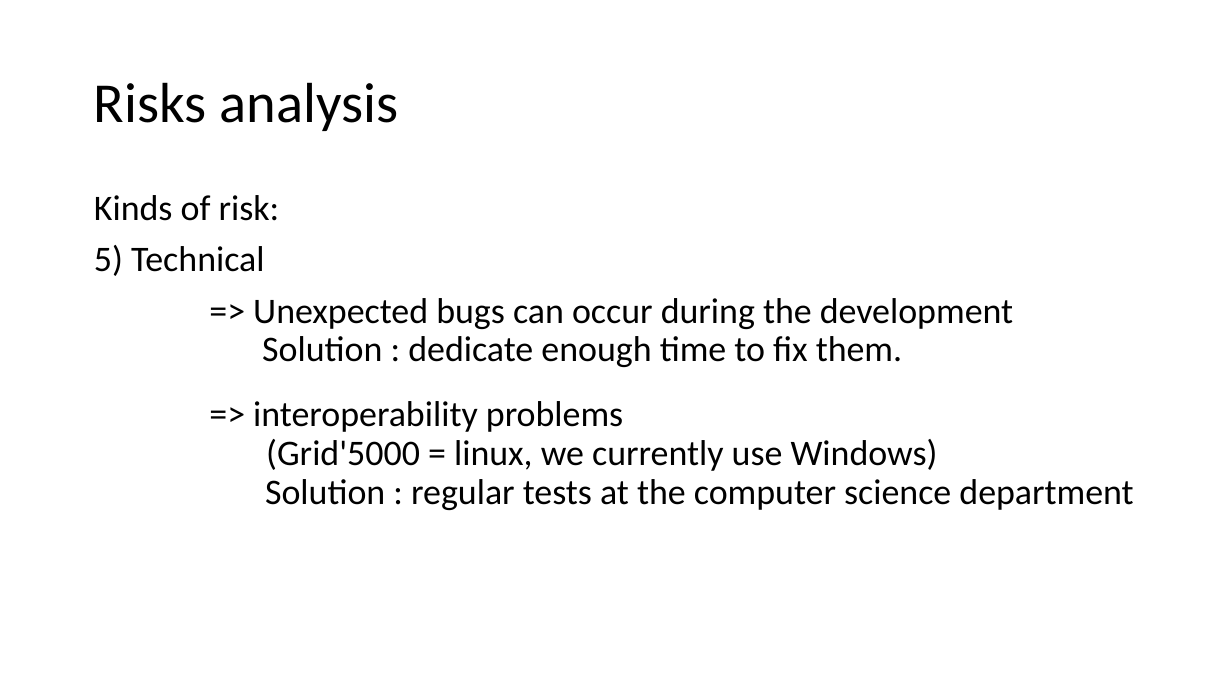
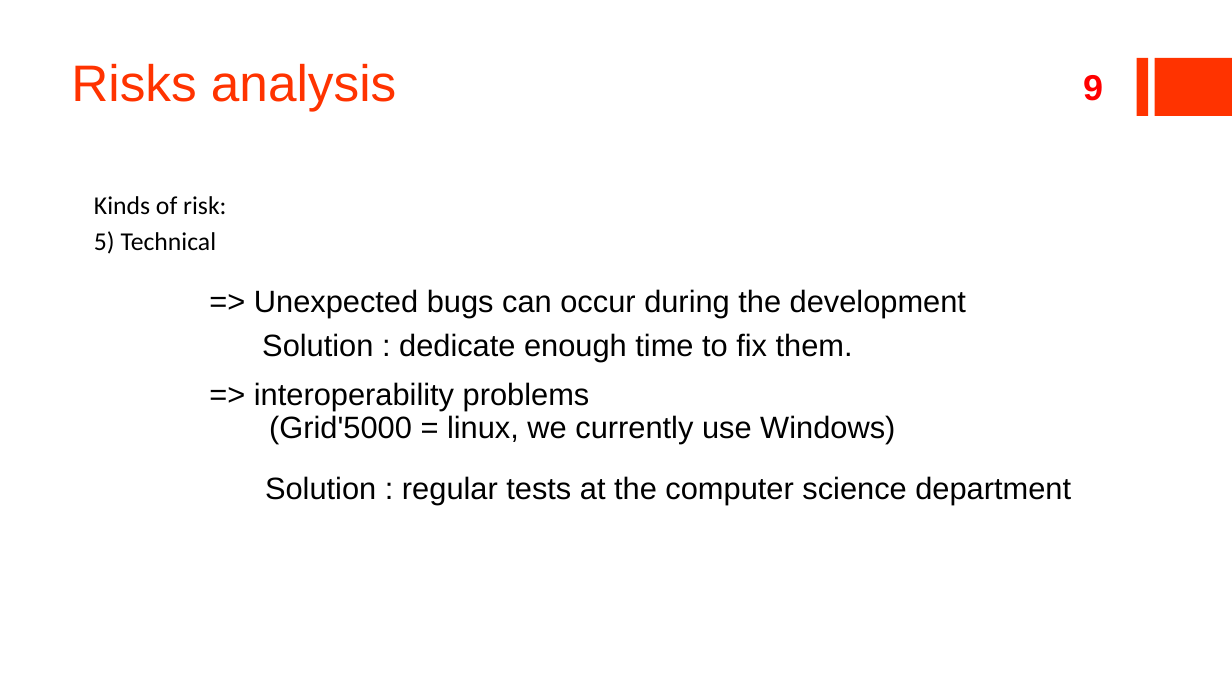
Before and after one commit to ildyria/Arimaa, a slide deck: slide 9 of Docs/Reports/Planning Presentation/V2Planning.pptx (slide 8 before the commit). Drawn at 1232x693 pixels with LibreOffice and Linux fonts; fonts in the diff are those of the drawing. Boxes give left, top, right and bottom in pixels: in the first picture for what was removed or moved away, otherwise in the second. Text is boxed around its words. In the diff, an @@ line names an element or a change of style, - is before the commit and + after.

```diff
--- a/Docs/Reports/Planning Presentation/V2Planning.pptx
+++ b/Docs/Reports/Planning Presentation/V2Planning.pptx
@@ title "Risks analysis": place and size @@
-title "Risks analysis" at box(94, 82, 399, 131)
+title "Risks analysis" at box(71, 63, 396, 111)
@@ title "Risks analysis" at box(71, 63, 396, 111): size 44 to 40 pt, font Calibri to Arial, text colour #000000 to #FF3300; line spacing 0.9 to 1; vertical alignment middle to bottom @@
@@ rectangle added at box(1137, 58, 1149, 116), fill #FF3300 @@
@@ rectangle added at box(1155, 58, 1232, 116), fill #FF3300 @@
@@ page number added at box(1083, 75, 1103, 101), 28 pt, text #FF0000, bold @@
+9
@@ text "Kinds of risk:" at box(94, 196, 226, 254): size 28 to 20 pt; line spacing 0.9 to 1; less space between paragraphs @@
@@ size 28 to 24 pt, font Calibri to Arial in 3 elements at box(254, 289, 966, 444), box(265, 476, 1071, 504), box(262, 333, 853, 362) @@
```
Also in this commit, not shown: 9 other slides changed, 2 slides added, 1 slide removed.
